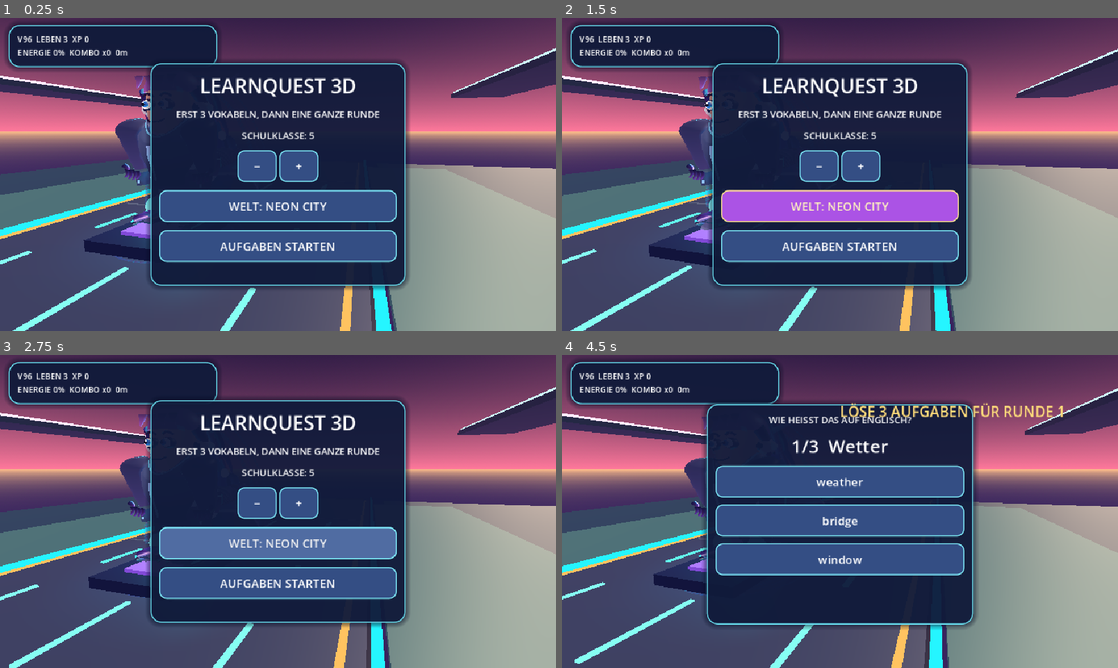
Above: before the commit, frames 1-4 (two rows, left to right).
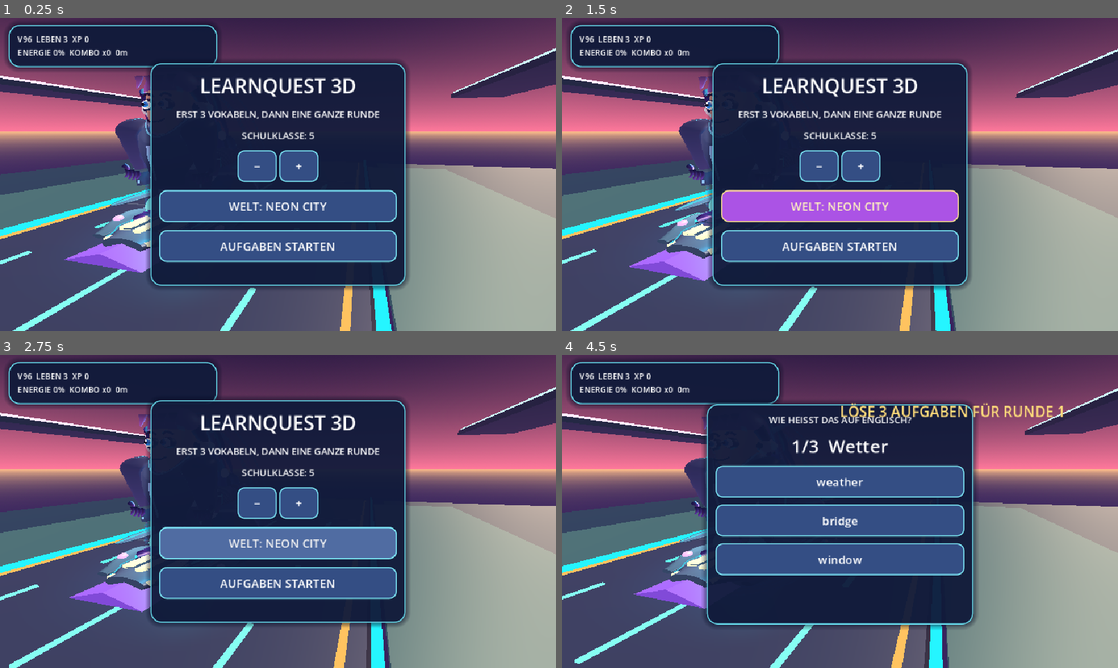
Above: after the commit, the same moments.

Repository: mtothek0703/learnquest-unity-web
Game: Godot game, scene res://main.tscn
The game is run twice, just before and just after one commit, with the same random seed, the same clock (stepped at 60 frames per second) and the same inputs.
Inputs (mouse positions are in pixels of both pictures, inside the frame that each line leads up to):
- Up to frame 1 (0.25 s): no input
- Up to frame 2 (1.5 s): move the mouse to (962, 158) at 0.52 s; hold Right 0.53-1.25 s; hold Q 0.53-1.25 s; click (962, 158) at 0.67 s; tap Space at 0.77, 1.07 s; drag from (728, 190) to (812, 237) at 1.27 s
- Up to frame 3 (2.75 s): move the mouse to (333, 442) at 2.02 s; hold Right from 2.03 s (still down); hold R from 2.03 s (still down)
- Up to frame 4 (4.5 s): release Right at 2.75 s; release R at 2.75 s; drag from (812, 574) to (673, 464) at 2.77 s; move the mouse to (1006, 558) at 3.52 s; hold Left 3.53-4.25 s; hold E 3.53-4.25 s; tap Space at 3.77, 4.07 s; drag from (673, 464) to (756, 433) at 4.27 s

The runs differ from the first frame. In frame 1, 1.9% of the frame differs, in the area x 11-28%, y 55-82%; in frame 2, 1.9%, in the area x 12-28%, y 56-84%; in frame 3, 1.8%; in frame 4, 1.5%.
Error before the commit: Parse Error: Could not preload resource script "res://hoverboard_dynamic_carve_fins.gd". (res://hoverboard_sculpted_hull.gd:83)

Commit message:
Fix Godot reserved signal identifier in directional carve fin code and regression

Diff:
--- a/godot/hoverboard_dynamic_carve_fins.gd
+++ b/godot/hoverboard_dynamic_carve_fins.gd
@@ -130,11 +130,11 @@
         var carve := maxf(0.0, side * clampf(lean, -1.0, 1.0))
         var angle := side * (0.045 + 0.42 * carve + (0.12 if boosting else 0.0))
         fins[i].rotation.z = lerpf(fins[i].rotation.z, angle, response)
-        var signal := edge_materials[i]
+        var edge_light := edge_materials[i]
         var target_energy := (2.3 if boosting else 1.1) + 1.55 * carve
-        signal.emission_energy_multiplier = lerpf(
-            signal.emission_energy_multiplier, target_energy, response)
-        signal.emission = Color("#25c7e9").lerp(Color("#c56cff"), carve * 0.65)
+        edge_light.emission_energy_multiplier = lerpf(
+            edge_light.emission_energy_multiplier, target_energy, response)
+        edge_light.emission = Color("#25c7e9").lerp(Color("#c56cff"), carve * 0.65)
     edge_material.emission_energy_multiplier = lerpf(
         edge_material.emission_energy_multiplier,
         2.3 if boosting else 1.1, response)
--- a/godot/hoverboard_sculpted_hull_test.gd
+++ b/godot/hoverboard_sculpted_hull_test.gd
@@ -478,8 +478,8 @@
         return
     var starboard_energy_30 := 0.0
     for fps in [30, 60]:
-        for signal in signals:
-            (signal as StandardMaterial3D).emission_energy_multiplier = 1.1
+        for light in signals:
+            (light as StandardMaterial3D).emission_energy_multiplier = 1.1
         for frame in range(3 if fps == 30 else 6):
             vanes.call("update_state", 0.9, true, 1.0 / float(fps))
         if fps == 30:
